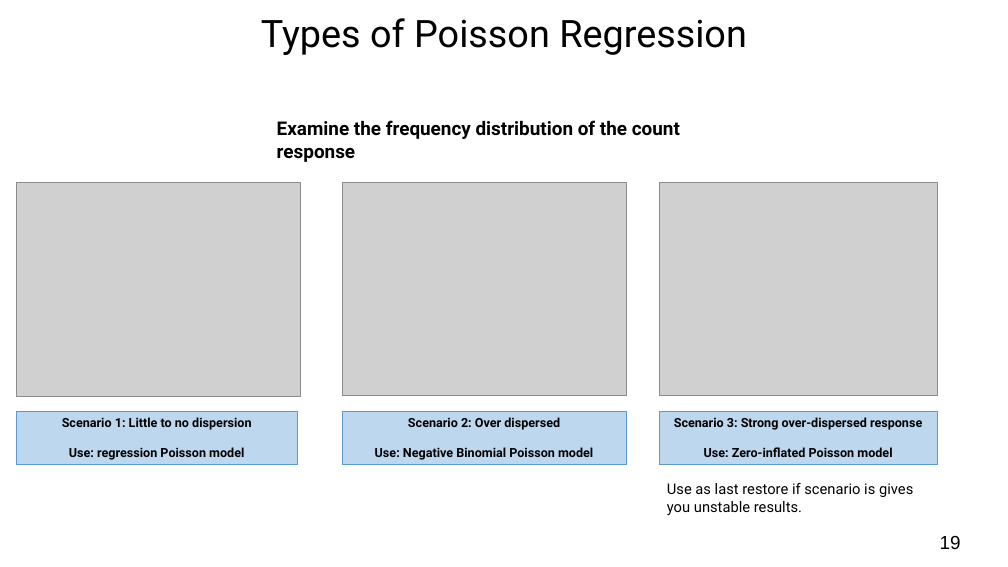
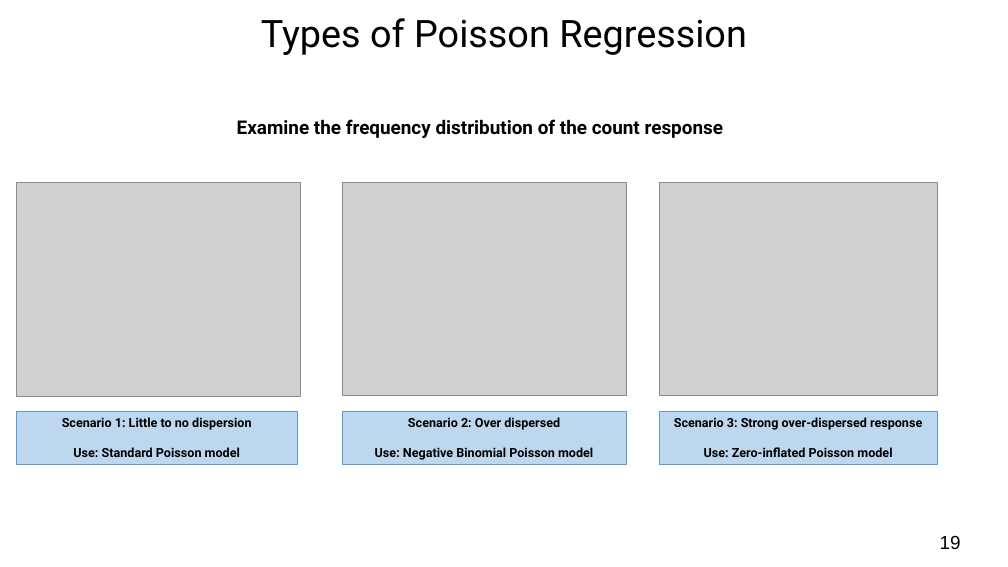
Before and after one commit to UCLPG-MSC-SGDS/GEOG0125, a slide deck: slide 19 of Lecture_notes_ppt/GEOG0125 Week 2 Lecture - Bayesian GLMs.pptx. Drawn at 1008x567 pixels with LibreOffice and Linux fonts; fonts in the diff are those of the drawing; grey boxes stand for pictures. Boxes give left, top, right and bottom in pixels: in the first picture for what was removed or moved away, otherwise in the second. Text is boxed around its words. In the diff, an @@ line names an element or a change of style, - is before the commit and + after.

```diff
--- a/Lecture_notes_ppt/GEOG0125 Week 2 Lecture - Bayesian GLMs.pptx
+++ b/Lecture_notes_ppt/GEOG0125 Week 2 Lecture - Bayesian GLMs.pptx
@@ text "Examine the frequency distribution of ..." rewrapped from box(277, 120, 680, 162) to box(237, 119, 723, 138) @@
@@ text in rectangle at box(73, 447, 240, 457): text changed @@
-Use: regression Poisson model
+Use: Standard Poisson model
@@ text removed at box(667, 483, 913, 515) @@
-Use as last restore if scenario is gives you unstable results.
```
Also in this commit, not shown: 16 other slides changed, 1 slide added, 7 other files.
